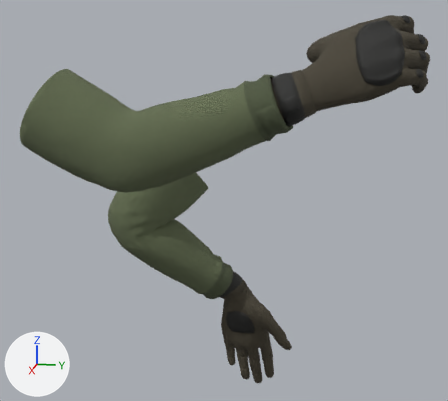
An edit to the glTF model assets/models/arms/arms.glb, drawn before and after from the same camera.
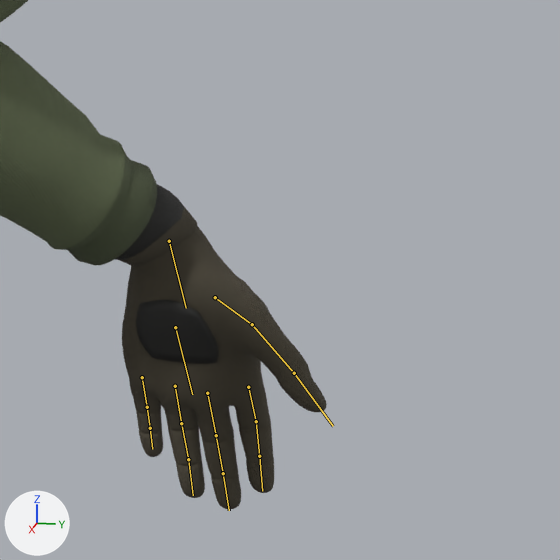
Each version is shown whole from a camera (50 mm lens) standing at (0.887, 0.29, -0.099) and looking at (0.014, 0.115, -0.318), then close up on the part from 40% to 83% of the width and 52% to 100% of the height. Lighting does not change. The marker at lower left points along +X, +Y and +Z. The older version's two pictures come first. Both versions are drawn at frame 0 of the action 'smoke_Hold'; the numbers are the values there. The bones that change, and the others that lie on the model, are drawn over the model as lines in the close-ups.

Objects in the first close-up: 'Arm_L'.
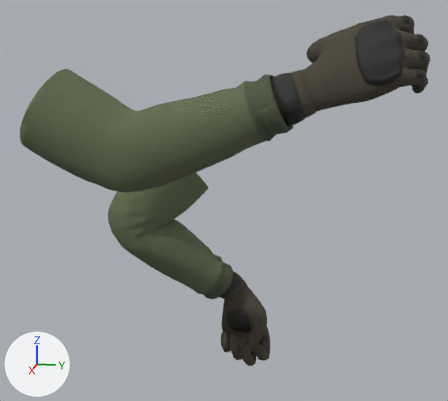
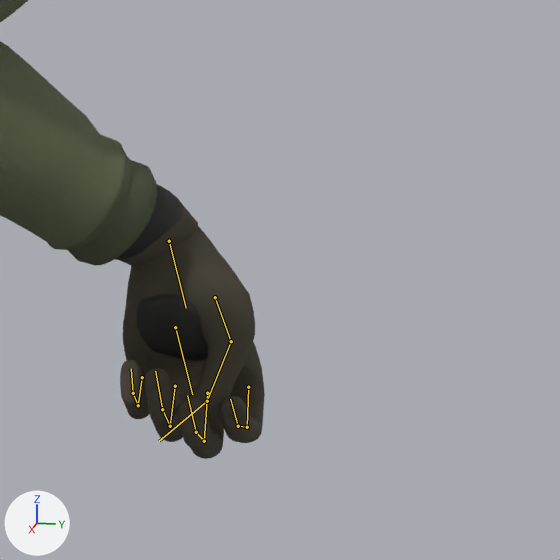
The edits, one by one:
Bone 'Index1_L' (bone_index1_l) turns from (18, 0, 14) to (-47, 0, 14) degrees about its own x, y and z.
Bone 'Index2_L' (bone_index2_l) turns from (0, 0, 0) to (-55, 0, 0) degrees about its own x, y and z.
Bone 'Index3_L' (bone_index3_l) turns from (0, 0, 0) to (-36, 0, 0) degrees about its own x, y and z.
Bone 'Middle1_L' (bone_middle1_l) turns from (15, 0, 0) to (-55, 0, 0) degrees about its own x, y and z.
Bone 'Middle2_L' (bone_middle2_l) turns from (0, 0, 0) to (-60, 0, 0) degrees about its own x, y and z.
Bone 'Middle3_L' (bone_middle3_l) turns from (0, 0, 0) to (-41, 0, 0) degrees about its own x, y and z.
Bone 'Pinky1_L' (bone_pinky1_l) turns from (23, 1, -13) to (-57, 1, -13) degrees about its own x, y and z.
Bone 'Pinky2_L' (bone_pinky2_l) turns from (0, 0, 0) to (-70, 0, 0) degrees about its own x, y and z.
Bone 'Pinky3_L' (bone_pinky3_l) turns from (0, 0, 0) to (-46, 0, 0) degrees about its own x, y and z.
Bone 'Ring1_L' (bone_ring1_l) turns from (14, 0, -8) to (-61, 0, -8) degrees about its own x, y and z.
Bone 'Ring2_L' (bone_ring2_l) turns from (0, 0, 0) to (-65, 0, 0) degrees about its own x, y and z.
Bone 'Ring3_L' (bone_ring3_l) turns from (0, 0, 0) to (-41, 0, 0) degrees about its own x, y and z.
Bone 'Thumb1_L' (bone_thumb1_l) turns from (1, 0, -5) to (-8, 2, 29) degrees about its own x, y and z.
Bone 'Thumb2_L' (bone_thumb2_l) turns from (0, 0, 0) to (-6, 2, 29) degrees about its own x, y and z.
Bone 'Thumb3_L' (bone_thumb3_l) turns from (0, 0, 0) to (-4, 1, 24) degrees about its own x, y and z.

Location of each change, (x1, y1, x2, y2) in pixels of the close-ups (560 x 560 px):
'Arm_L', posed: before (0, 0, 327, 509); after (0, 0, 265, 459)
bone 'Index1_L', root to tip: before (248, 387) to (256, 421); after (248, 387) to (247, 427)
bone 'Index2_L', root to tip: before (256, 421) to (259, 456); after (247, 427) to (238, 426)
bone 'Index3_L', root to tip: before (259, 456) to (262, 491); after (238, 426) to (230, 399)
bone 'Middle1_L', root to tip: before (207, 393) to (216, 435); after (207, 393) to (204, 441)
bone 'Middle2_L', root to tip: before (216, 435) to (223, 473); after (204, 441) to (196, 432)
bone 'Middle3_L', root to tip: before (223, 473) to (229, 510); after (196, 432) to (187, 395)
bone 'Pinky1_L', root to tip: before (142, 377) to (147, 407); after (142, 377) to (138, 405)
bone 'Pinky2_L', root to tip: before (147, 407) to (150, 428); after (138, 405) to (133, 393)
bone 'Pinky3_L', root to tip: before (150, 428) to (152, 449); after (133, 393) to (131, 368)
bone 'Ring1_L', root to tip: before (175, 386) to (181, 423); after (175, 386) to (170, 426)
bone 'Ring2_L', root to tip: before (181, 423) to (188, 459); after (170, 426) to (162, 409)
bone 'Ring3_L', root to tip: before (188, 459) to (193, 495); after (162, 409) to (155, 371)
bone 'Thumb1_L', root to tip: before (215, 297) to (252, 324); after (215, 297) to (231, 341)
bone 'Thumb2_L', root to tip: before (252, 324) to (294, 373); after (231, 341) to (207, 401)
bone 'Thumb3_L', root to tip: before (294, 373) to (333, 426); after (207, 401) to (159, 441)
